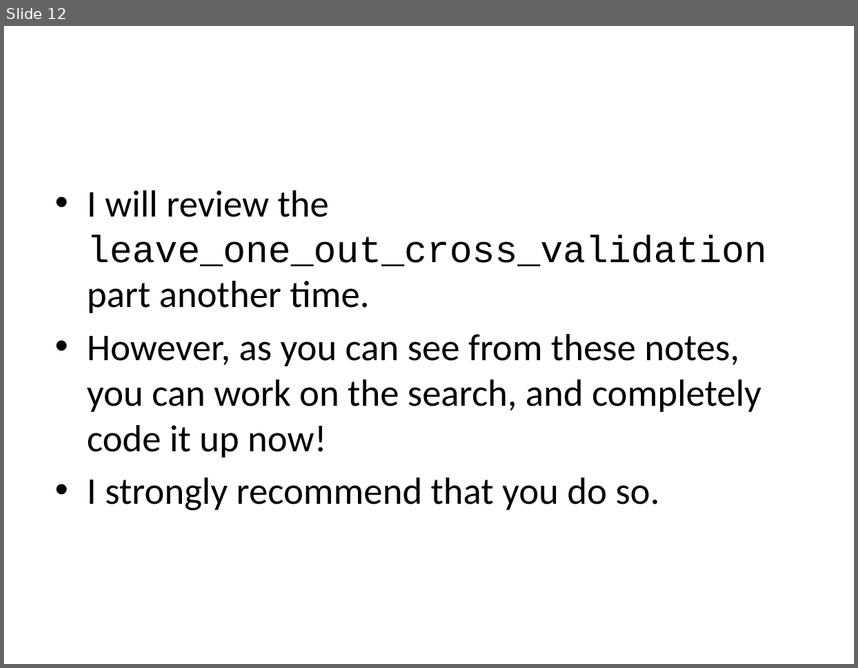
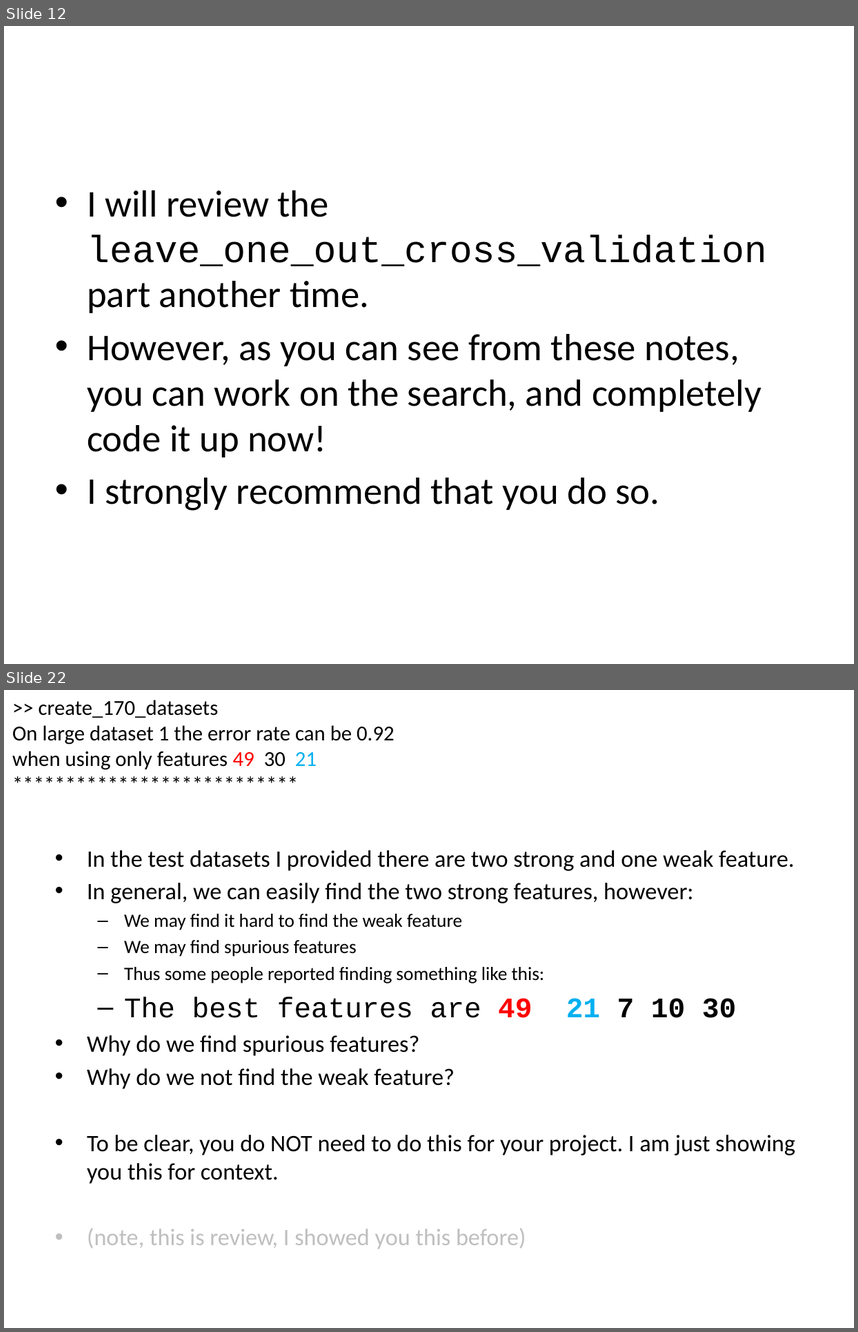
Before and after one commit to ader003/cs170-FSwNN, a slide deck: Project 2 Specifications/Project_2_hints.pptx. Shown one above the other, each under a label of ours: slide 12 before the commit, slides 12 and 22 after it; the slides between them are not shown. The pictures are 858x668 and 858x1332 pixels, drawn with LibreOffice and Linux fonts; fonts in the diff are those of the drawing. Boxes give left, top, right and bottom in pixels: in the first picture for what was removed or moved away, otherwise in the second. Text is boxed around its words. In the diff, an @@ line names an element or a change of style, - is before the commit and + after.

```diff
--- a/Project 2 Specifications/Project_2_hints.pptx
+++ b/Project 2 Specifications/Project_2_hints.pptx
@@ slide 22 added at (x1=4, y1=690, x2=854, y2=1328), background #FFFFFF @@
@@ text added at (x1=12, y1=700, x2=395, y2=770), 18 pt, text #000000 @@
+>> create_170_datasets
+On large dataset 1 the error rate can be 0.92
+when using only features 49 30 21
+***************************
@@ text added at (x1=87, y1=850, x2=795, y2=1248), 20 pt, text #000000 @@
+• In the test datasets I provided there are two strong and one weak feature.
+• In general, we can easily find the two strong features, however:
+  – We may find it hard to find the weak feature
+  – We may find spurious features
+  – Thus some people reported finding something like this:
+  – The best features are 49 21 7 10 30
+• Why do we find spurious features?
+• Why do we not find the weak feature?
+• To be clear, you do NOT need to do this for your project. I am just showing you this for context.
+• (note, this is review, I showed you this before)
```
Also in this commit, not shown: 20 other slides added, 8 other files.
